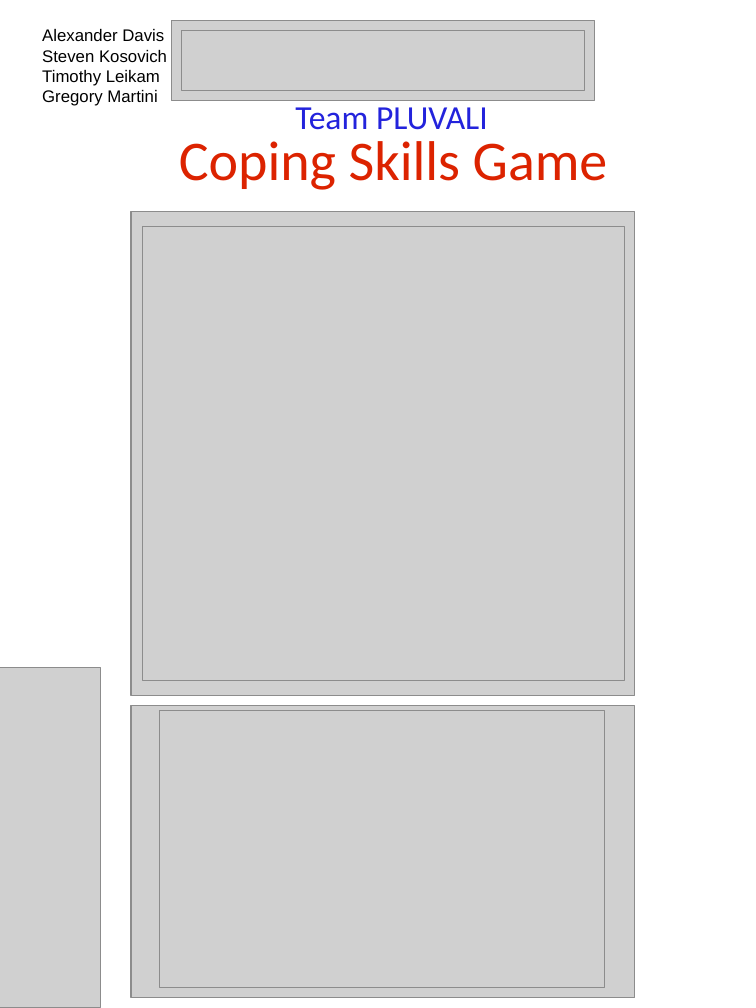
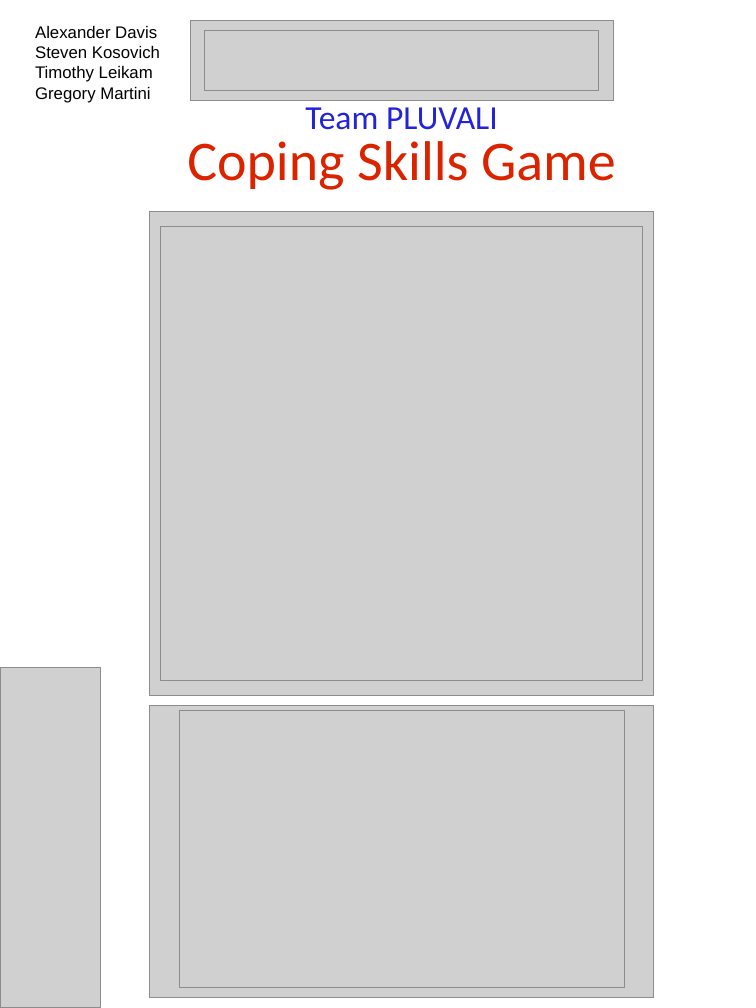
Before and after one commit to GregMartini/pluvali, a slide deck: slide 2 of Documentation/Poster Design Spring.pptx. Drawn at 756x1008 pixels with LibreOffice and Linux fonts; fonts in the diff are those of the drawing; grey boxes stand for pictures; background and template pictures are left out. Boxes give left, top, right and bottom in pixels: in the first picture for what was removed or moved away, otherwise in the second. Text is boxed around its words. In the diff, an @@ line names an element or a change of style, - is before the commit and + after.

```diff
--- a/Documentation/Poster Design Spring.pptx
+++ b/Documentation/Poster Design Spring.pptx
@@ text "Alexander Davis": place and size @@
-text "Alexander Davis" at bbox=[42, 29, 167, 106]
+text "Alexander Davis" at bbox=[35, 26, 160, 103]
@@ picture: place and size @@
-picture at bbox=[181, 30, 585, 91]
+picture at bbox=[205, 30, 599, 91]
@@ text "Team PLUVALI": place and size @@
-text "Team PLUVALI" at bbox=[295, 107, 488, 130]
+text "Team PLUVALI" at bbox=[305, 107, 498, 130]
@@ text "Coping Skills Game": place and size @@
-text "Coping Skills Game" at bbox=[179, 141, 608, 190]
+text "Coping Skills Game" at bbox=[187, 141, 616, 190]
@@ picture: place and size @@
-picture at bbox=[143, 227, 625, 680]
+picture at bbox=[160, 227, 642, 680]
@@ 4 pictures: place and size @@
-4 pictures at bbox=[131, 20, 635, 998]
+4 pictures at bbox=[150, 20, 654, 998]
```
Also in this commit, not shown: 1 other slide changed.
